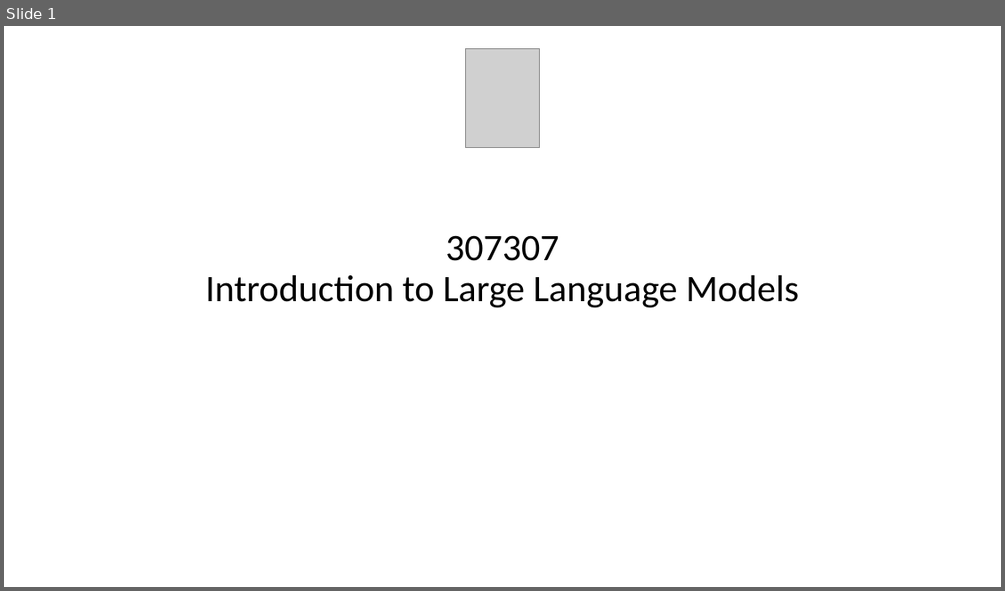
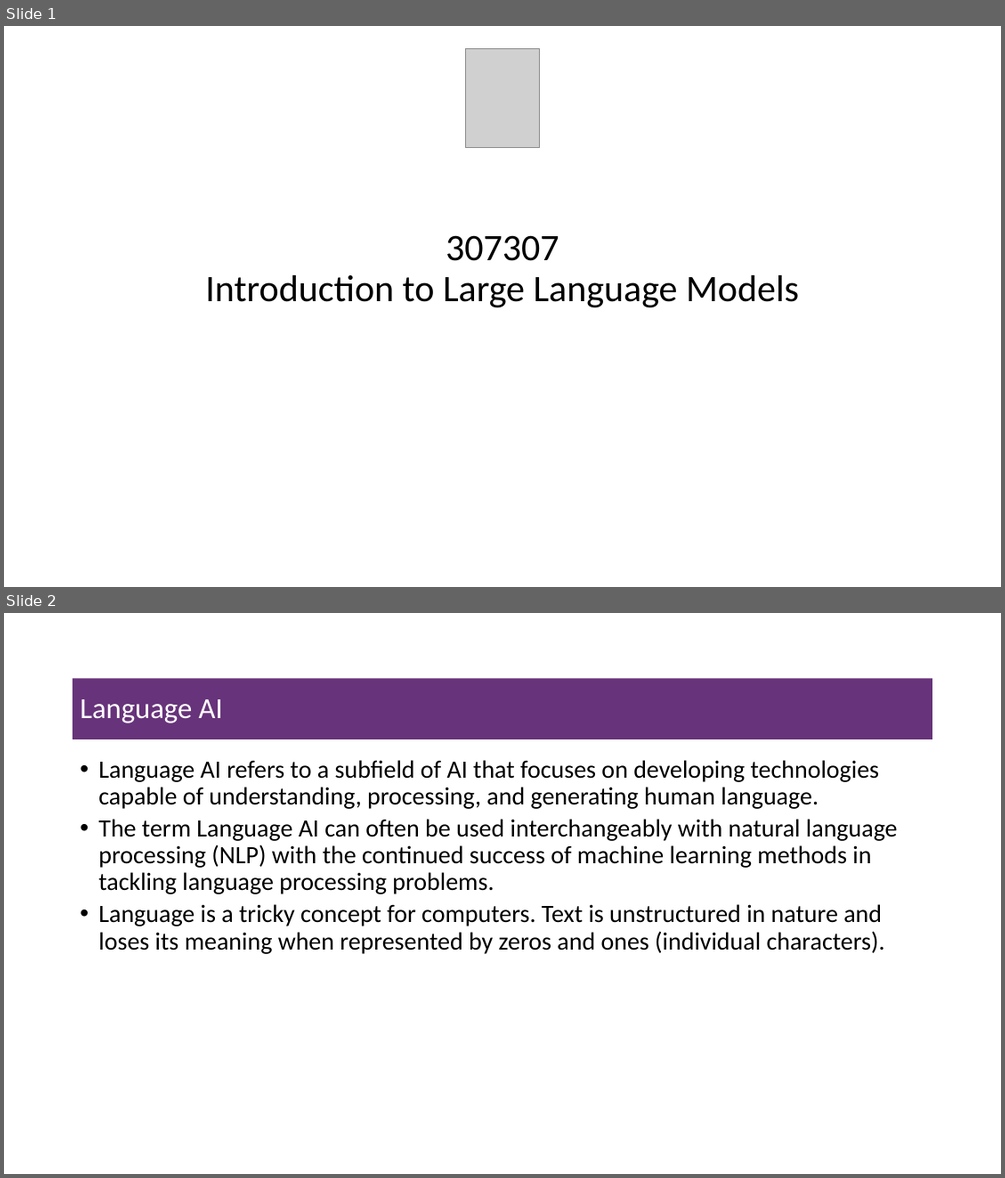
Before and after one commit to msfasha/307307-BI-Methods-LLMs, a slide deck: part-1/Introduction.pptx. Shown one above the other, each under a label of ours: slide 1 before the commit, slides 1 and 2 after it. The pictures are 1005x591 and 1005x1178 pixels, drawn with LibreOffice and Linux fonts; fonts in the diff are those of the drawing; grey boxes stand for pictures; background and template pictures are left out. Boxes give left, top, right and bottom in pixels: in the first picture for what was removed or moved away, otherwise in the second. Text is boxed around its words. In the diff, an @@ line names an element or a change of style, - is before the commit and + after.

```diff
--- a/part-1/Introduction.pptx
+++ b/part-1/Introduction.pptx
@@ slide 2 added at [4,613,1001,1174], background #FFFFFF @@
@@ title added at [73,678,933,739], fill #67337A, 28 pt, text #FFFFFF @@
+Language AI
@@ text added at [98,760,898,954], 24 pt, text #000000 @@
+  • Language AI refers to a subfield of AI that focuses on developing technologies capable of understanding, processing, and generating human language.
+  • The term Language AI can often be used interchangeably with natural language processing (NLP) with the continued success of machine learning methods in tackling language processing problems.
+  • Language is a tricky concept for computers. Text is unstructured in nature and loses its meaning when represented by zeros and ones (individual characters).
```
Also in this commit, not shown: 4 other slides added, 3 slides removed, 7 other files.
